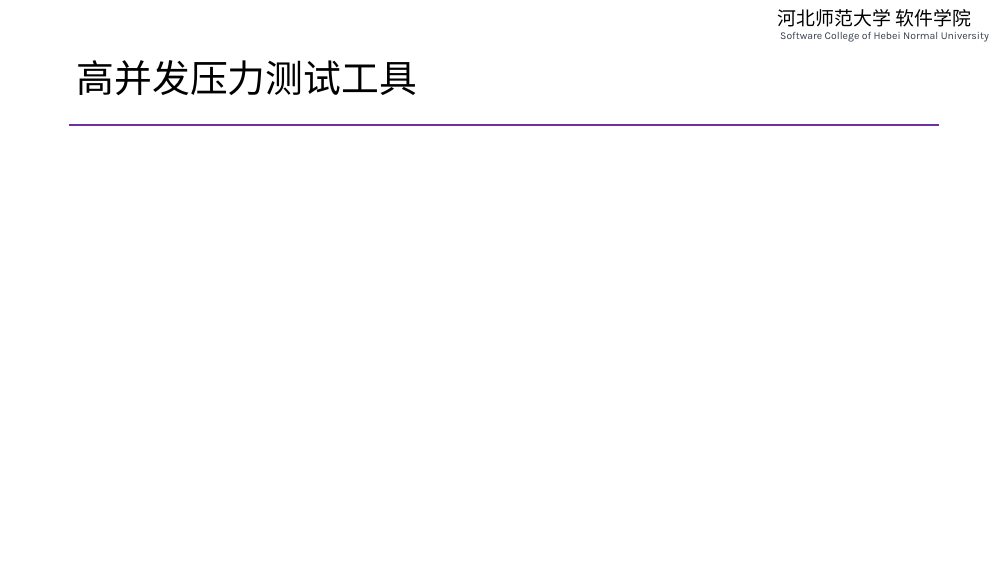
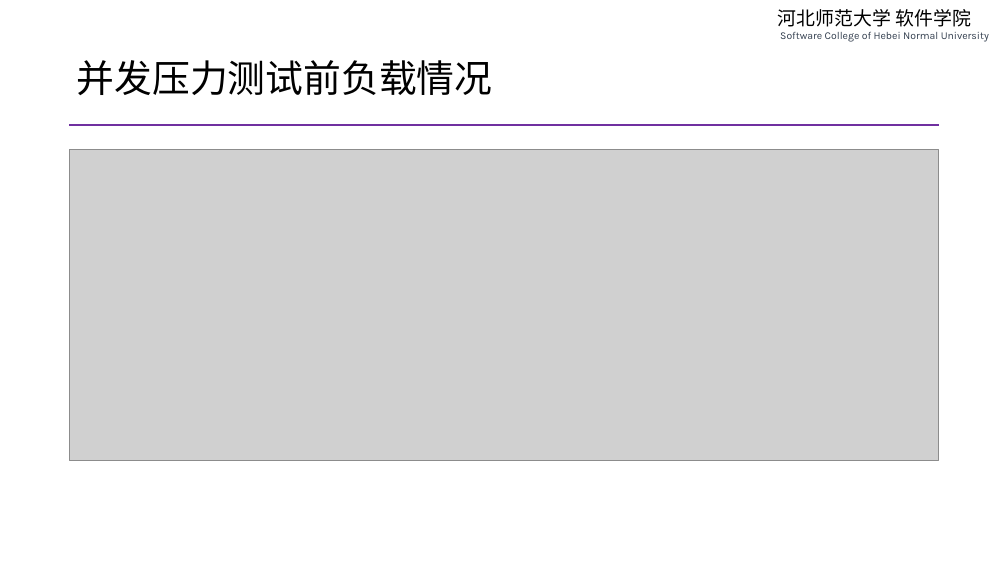
Before and after one commit to edu2act/course-php-serverside-development-on-linux, a slide deck: slide 8 of materials/slides/ch16-lnmp-more-detail-and-system-service.pptx (slide 6 before the commit). Drawn at 1008x567 pixels with LibreOffice and Linux fonts; fonts in the diff are those of the drawing; grey boxes stand for pictures. Boxes give left, top, right and bottom in pixels: in the first picture for what was removed or moved away, otherwise in the second. Text is boxed around its words. In the diff, an @@ line names an element or a change of style, - is before the commit and + after.

```diff
--- a/materials/slides/ch16-lnmp-more-detail-and-system-service.pptx
+++ b/materials/slides/ch16-lnmp-more-detail-and-system-service.pptx
@@ title at (77,60,493,95): text changed @@
-高并发压力测试工具
+并发压力测试前负载情况
@@ picture added at (70,149,939,461) @@
```
Also in this commit, not shown: 4 other slides changed, 10 slides added, 4 slides removed, 7 other files.
